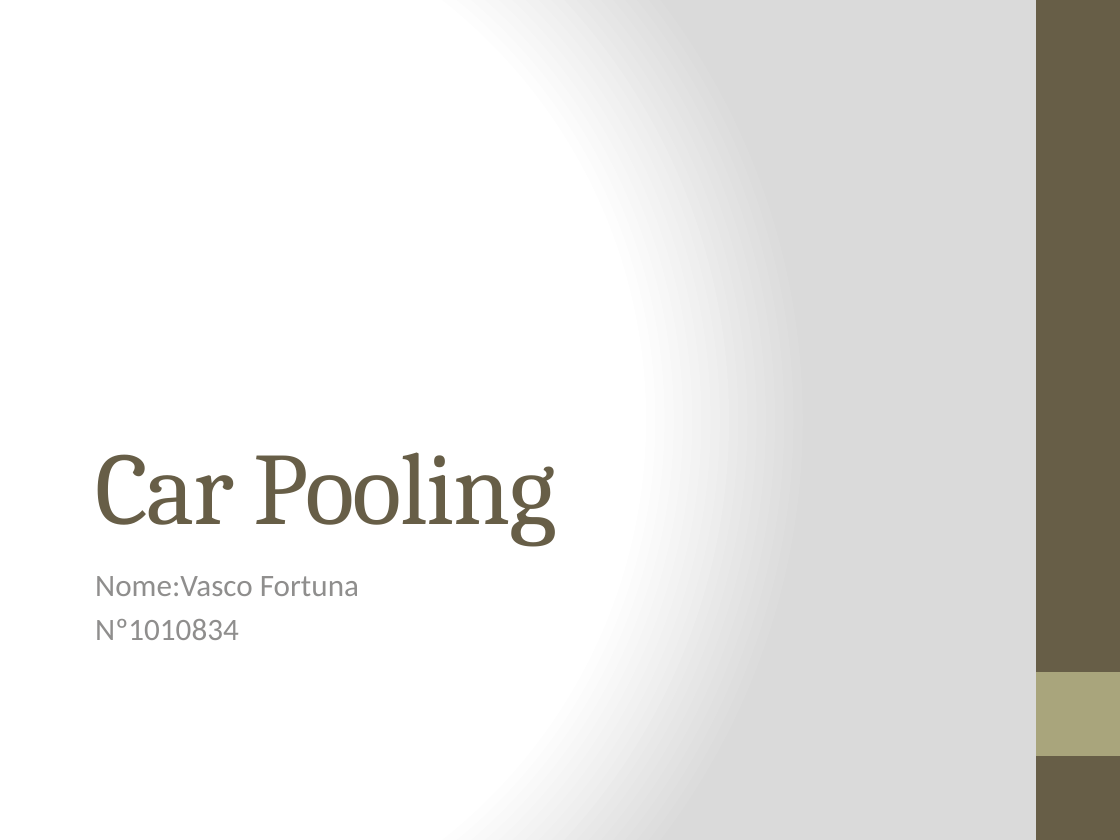
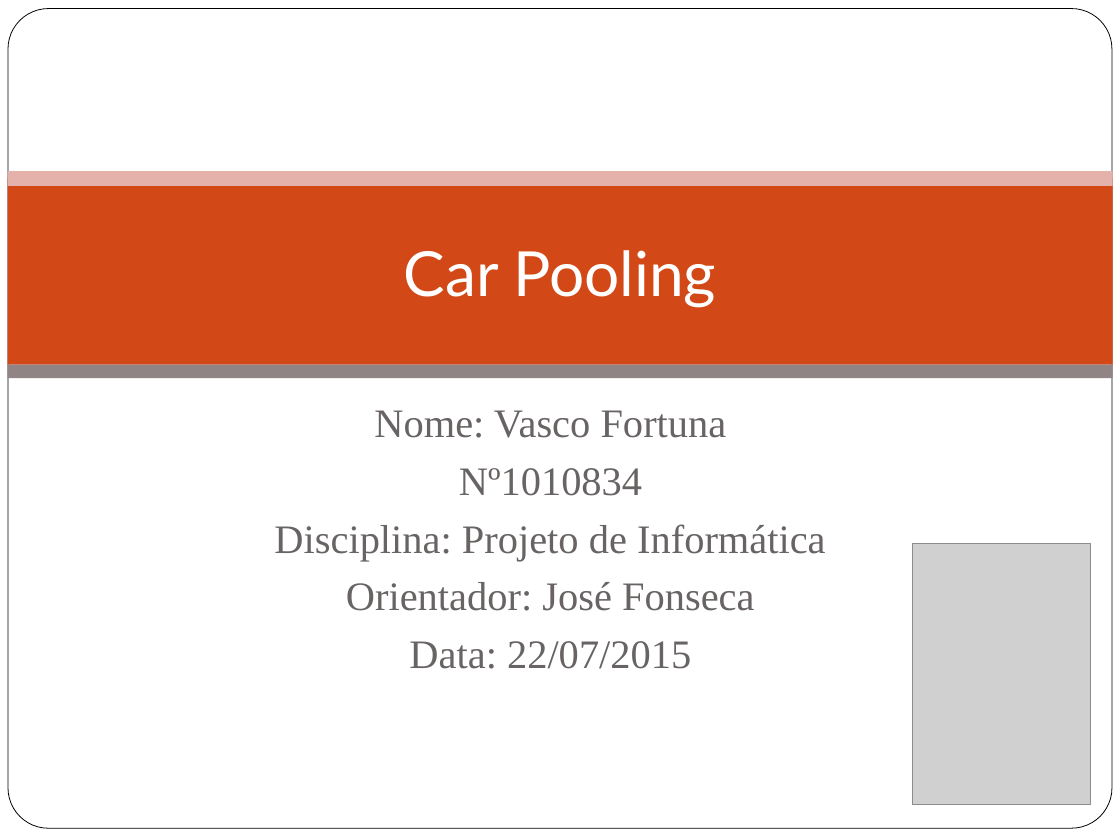
Before and after one commit to Vascomfortuna/Projeto-EI, a slide deck: slide 1 of Apresentação.pptx. Drawn at 1120x840 pixels with LibreOffice and Linux fonts; fonts in the diff are those of the drawing; grey boxes stand for pictures; background and template pictures are left out. Boxes give left, top, right and bottom in pixels: in the first picture for what was removed or moved away, otherwise in the second. Text is boxed around its words. In the diff, an @@ line names an element or a change of style, - is before the commit and + after.

```diff
--- a/Apresentação.pptx
+++ b/Apresentação.pptx
@@ background gradient #FFFFFF to #DADADA to picture (left out) @@
@@ rounded rectangle added at bbox=[8, 9, 1112, 829], fill #FFFFFF, outline #000000 0.5 pt @@
@@ rectangle removed at bbox=[1036, 0, 1120, 840] @@
@@ rectangle added at bbox=[8, 177, 1113, 364], fill #D34817 @@
@@ rectangle added at bbox=[8, 171, 1113, 186], fill #E6B1AC @@
@@ title "Car Pooling": place and size @@
-title "Car Pooling" at bbox=[95, 452, 557, 546]
+title "Car Pooling" at bbox=[404, 250, 716, 308]
@@ title "Car Pooling" at bbox=[404, 250, 716, 308]: size 66 to 40 pt, font Cambria to Lato, text colour #675E47 to #FFFFFF, letter spacing -1 to 0 pt; alignment left to centre; vertical alignment bottom to middle @@
@@ rectangle added at bbox=[8, 365, 1113, 379], fill #918485 @@
@@ subtitle "Nome: Vasco Fortuna": place and size @@
-subtitle "Nome: Vasco Fortuna" at bbox=[95, 576, 359, 640]
+subtitle "Nome: Vasco Fortuna" at bbox=[274, 410, 826, 669]
@@ subtitle at bbox=[374, 410, 727, 438]: text changed; size 20 to 26 pt; font Calibri to Times New Roman; text colour #8F8F8D to #696464 @@
-Nome:Vasco Fortuna
+Nome: Vasco Fortuna
@@ subtitle at bbox=[459, 468, 642, 496]: size 20 to 26 pt, font Calibri to Times New Roman, text colour #8F8F8D to #696464 in "Nº1010834"; alignment left to centre; more space between paragraphs @@
@@ subtitle at bbox=[274, 524, 826, 669]: paragraphs added @@
+Disciplina: Projeto de Informática
+Orientador: José Fonseca
+Data: 22/07/2015
@@ picture added at bbox=[913, 543, 1091, 804] @@
@@ rectangle removed at bbox=[1036, 672, 1120, 756] @@
```
Also in this commit, not shown: 7 other slides changed, 4 slides added, 6 slides removed, 22 other files.
